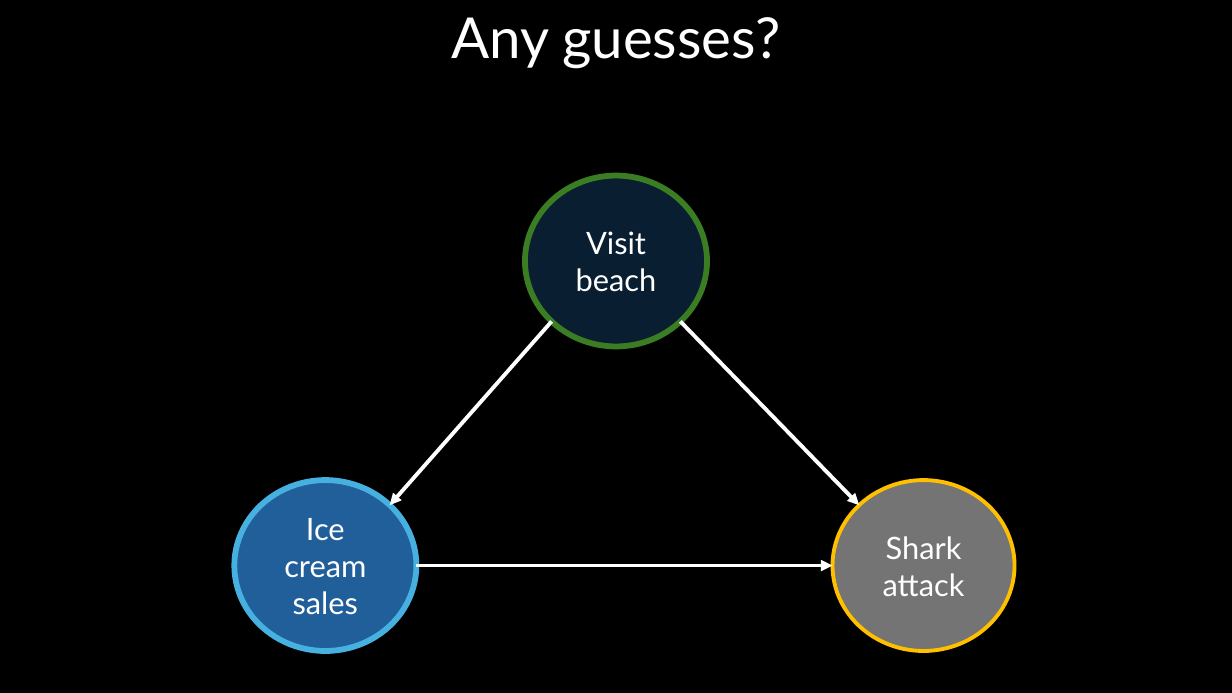
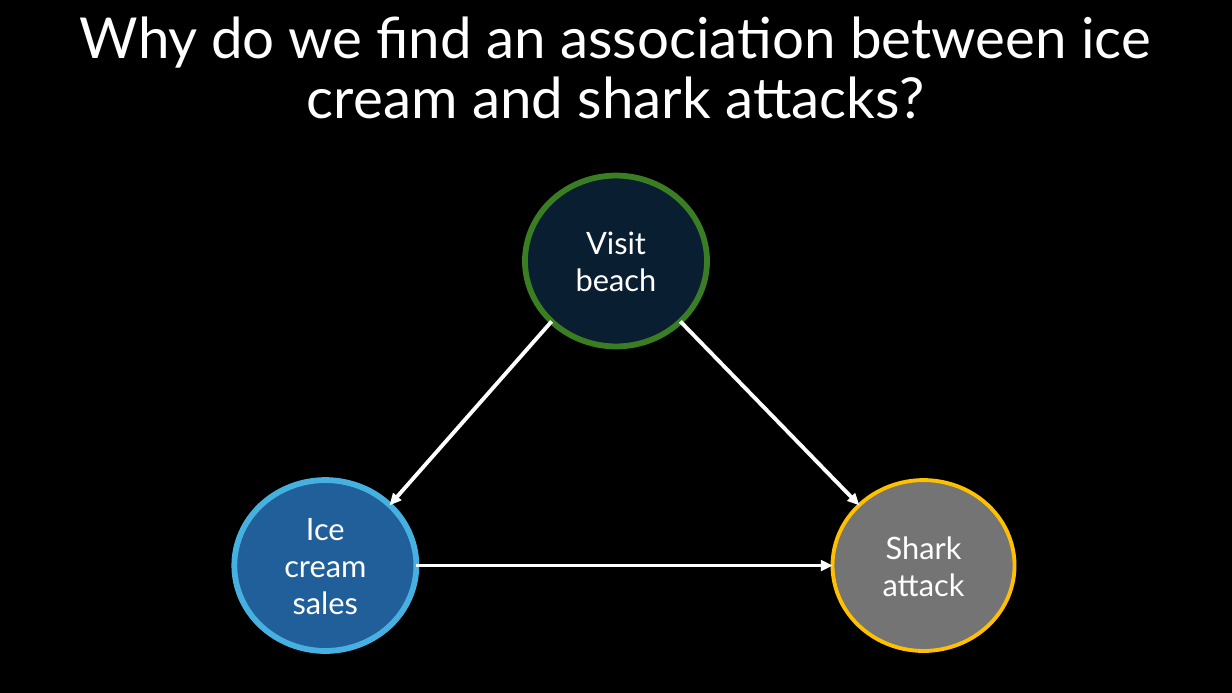
Before and after one commit to DeonRoos/stats-for-biologists, a slide deck: slide 6 of Lectures/Lecture 07.2 Confounding.pptx (slide 8 before the commit). Drawn at 1232x693 pixels with LibreOffice and Linux fonts; fonts in the diff are those of the drawing. Boxes give left, top, right and bottom in pixels: in the first picture for what was removed or moved away, otherwise in the second. Text is boxed around its words. In the diff, an @@ line names an element or a change of style, - is before the commit and + after.

```diff
--- a/Lectures/Lecture 07.2 Confounding.pptx
+++ b/Lectures/Lecture 07.2 Confounding.pptx
@@ title at [80,16,1151,119]: text changed @@
-Any guesses?
+Why do we find an association between ice cream and shark attacks?
```
Also in this commit, not shown: 14 other slides changed, 3 slides added, 15 slides removed, 13 other files.
